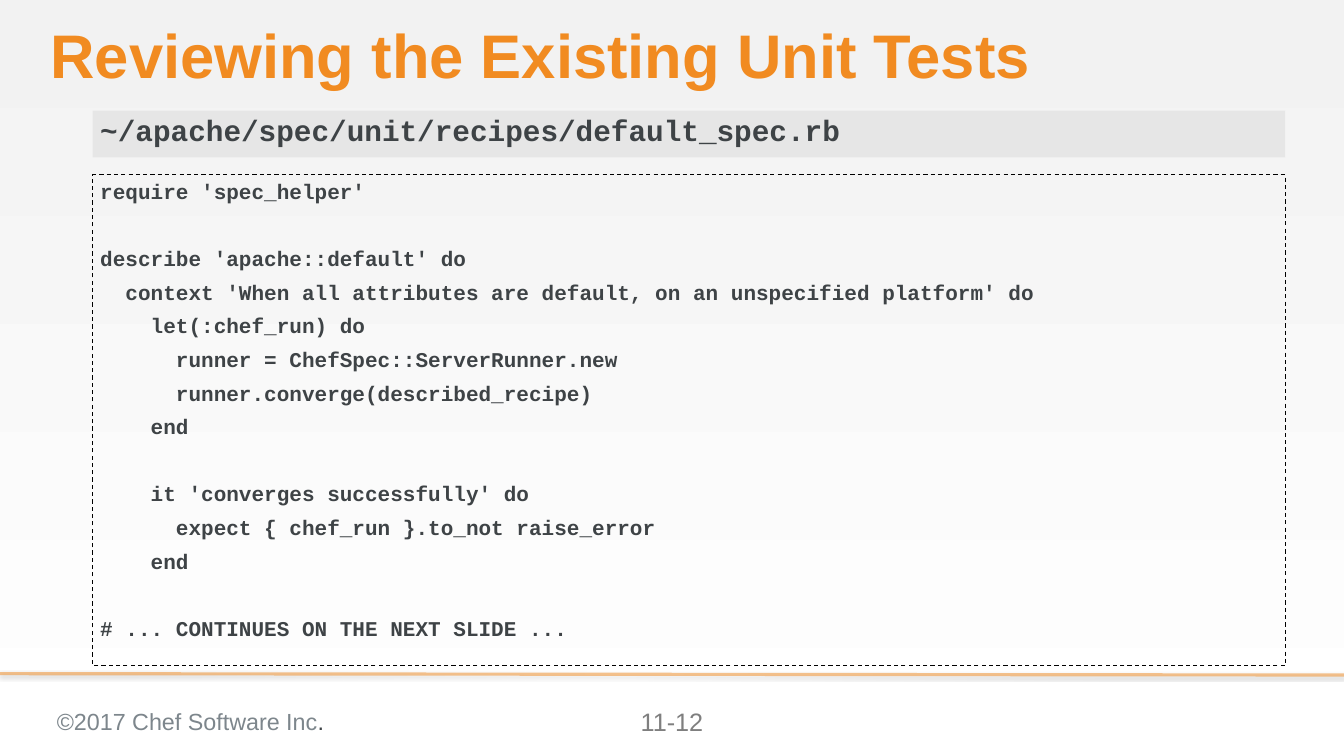
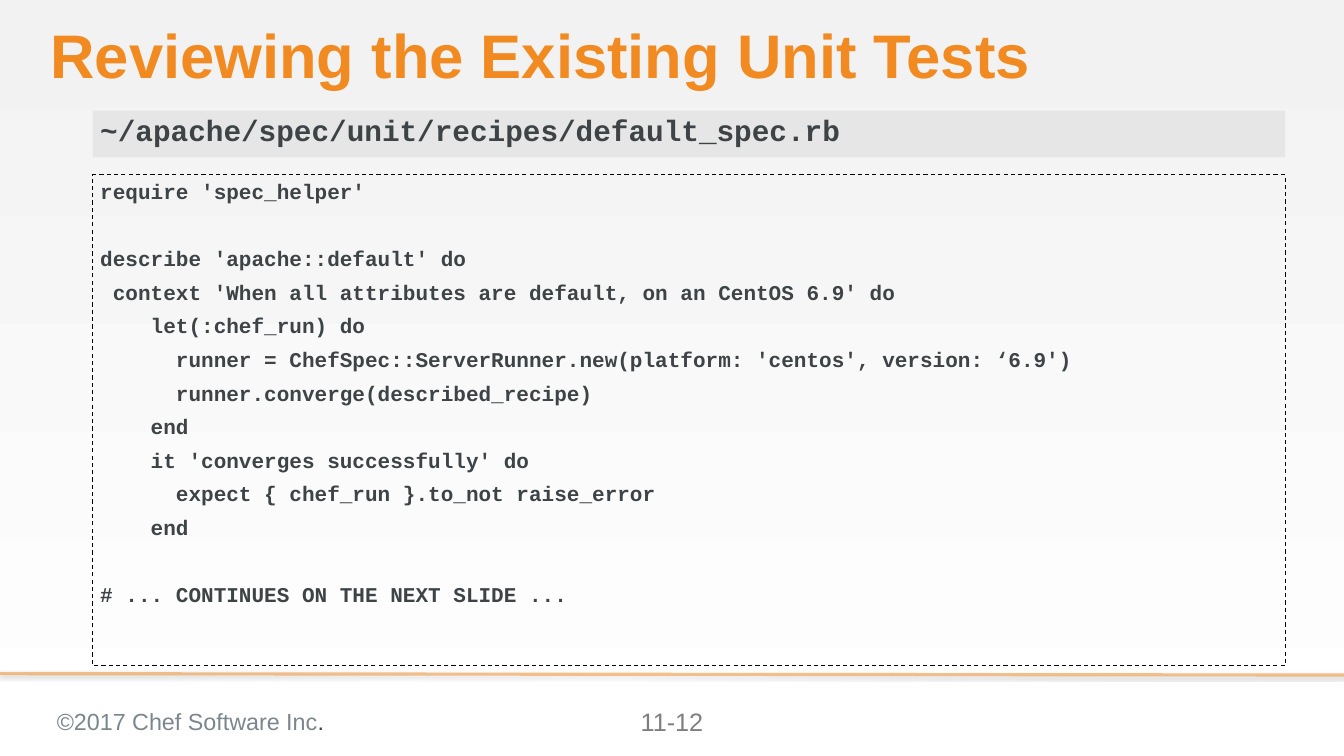
Before and after one commit to ericheiser/chef-intermediate, a slide deck: slide 12 of 11-creating_a_custom_resource.pptx. Drawn at 1344x756 pixels with LibreOffice and Linux fonts; fonts in the diff are those of the drawing; background and template pictures are left out. Boxes give left, top, right and bottom in pixels: in the first picture for what was removed or moved away, otherwise in the second. Text is boxed around its words. In the diff, an @@ line names an element or a change of style, - is before the commit and + after.

```diff
--- a/11-creating_a_custom_resource.pptx
+++ b/11-creating_a_custom_resource.pptx
@@ text at (113, 285, 895, 304): text changed @@
-context 'When all attributes are default, on an unspecified platform' do
+context 'When all attributes are default, on an CentOS 6.9' do
@@ text at (176, 352, 1072, 372): text changed @@
-runner = ChefSpec::ServerRunner.new
+runner = ChefSpec::ServerRunner.new(platform: 'centos', version: ‘6.9')
```
Also in this commit, not shown: 20 other slides changed, 2 slides removed.
